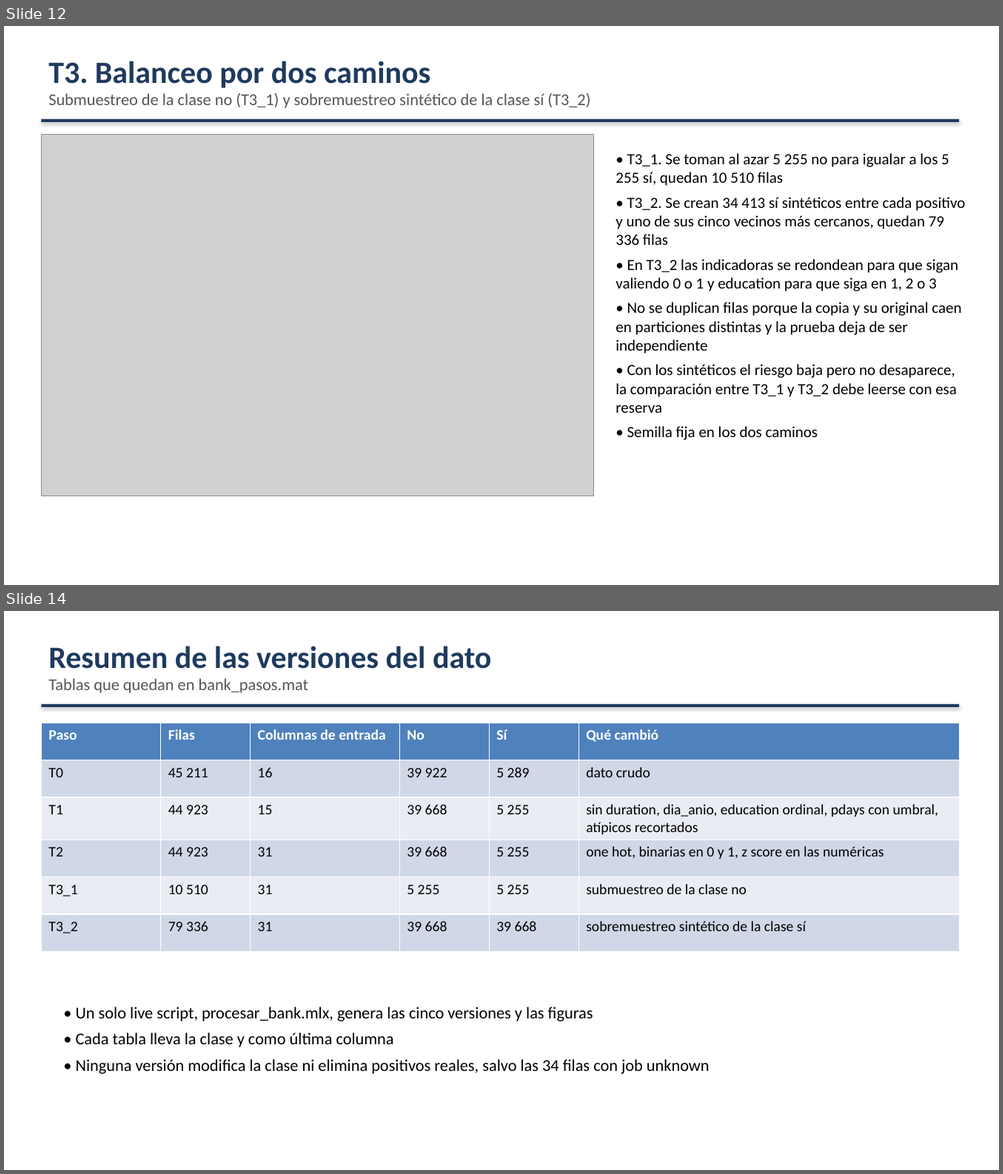
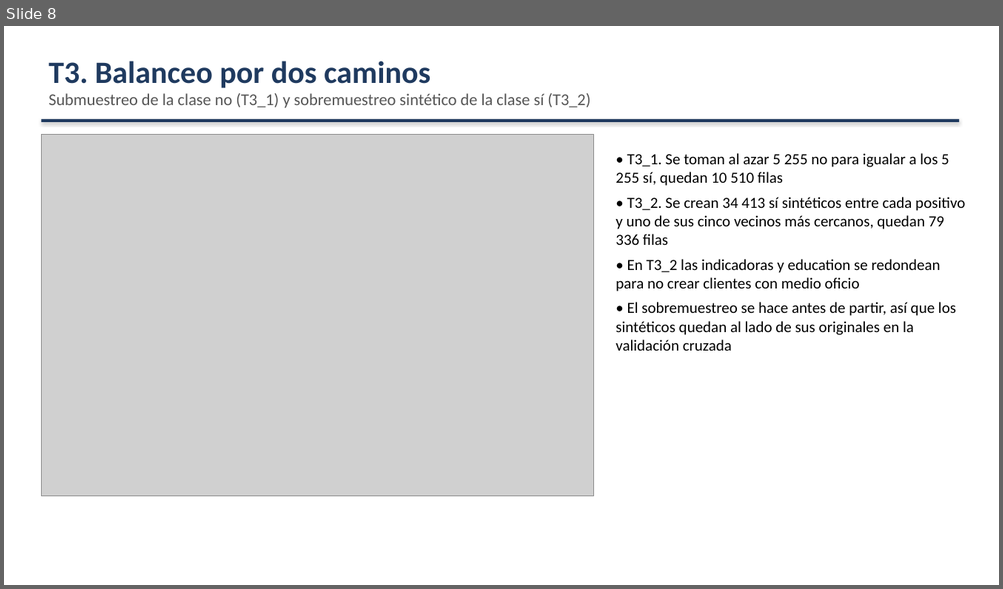
Before and after one commit to Checho019/maestria-inteligencia-computacional, a slide deck: Exposicion Bank/exposicion_bank.pptx. Shown one above the other, each under a label of ours: slides 12 and 14 before the commit, slide 8 after it; the slides between them are not shown. The pictures are 1003x1174 and 1003x589 pixels, drawn with LibreOffice and Linux fonts; fonts in the diff are those of the drawing; grey boxes stand for pictures. Boxes give left, top, right and bottom in pixels: in the first picture for what was removed or moved away, otherwise in the second. Text is boxed around its words. In the diff, an @@ line names an element or a change of style, - is before the commit and + after.

Commit message:
Exposicion Bank: resultados de Classification Learner y presentacion recortada a diez laminas

```diff
--- a/Exposicion Bank/exposicion_bank.pptx
+++ b/Exposicion Bank/exposicion_bank.pptx
@@ slide 14 removed at (4,611,999,1170), background #FFFFFF @@
@@ text removed at (48,646,492,693) @@
-Resumen de las versiones del dato
-Tablas que quedan en bank_pasos.mat
@@ rectangle removed at (41,704,959,707) @@
@@ table removed at (41,723,959,947), 6 rows, 6 columns @@
-Paso | Filas | Columnas de entrada | No | Sí | Qué cambió
-T0 | 45 211 | 16 | 39 922 | 5 289 | dato crudo
-T1 | 44 923 | 15 | 39 668 | 5 255 | sin duration, dia_anio, education ordinal, pdays con umbral, atípicos recortados
-T2 | 44 923 | 31 | 39 668 | 5 255 | one hot, binarias en 0 y 1, z score en las numéricas
-T3_1 | 10 510 | 31 | 5 255 | 5 255 | submuestreo de la clase no
-T3_2 | 79 336 | 31 | 39 668 | 39 668 | sobremuestreo sintético de la clase sí
@@ text removed at (76,1007,709,1074) @@
-• Un solo live script, procesar_bank.mlx, genera las cinco versiones y las figuras
-• Cada tabla lleva la clase y como última columna
-• Ninguna versión modifica la clase ni elimina positivos reales, salvo las 34 filas con job unknown
@@ what was slide 12 is now slide 8 @@
@@ slide 8 changed as well @@
@@ text at (615,259,956,351): text changed @@
-• En T3_2 las indicadoras se redondean para que sigan valiendo 0 o 1 y education para que siga en 1, 2 o 3
-• No se duplican filas porque la copia y su original caen en particiones distintas y la prueba deja de ser independiente
-• Con los sintéticos el riesgo baja pero no desaparece, la comparación entre T3_1 y T3_2 debe leerse con esa reserva
-• Semilla fija en los dos caminos
+• En T3_2 las indicadoras y education se redondean para no crear clientes con medio oficio
+• El sobremuestreo se hace antes de partir, así que los sintéticos quedan al lado de sus originales en la validación cruzada
```
Also in this commit, not shown: 7 other slides changed, 1 slide added, 5 other slides removed, 3 other files.
